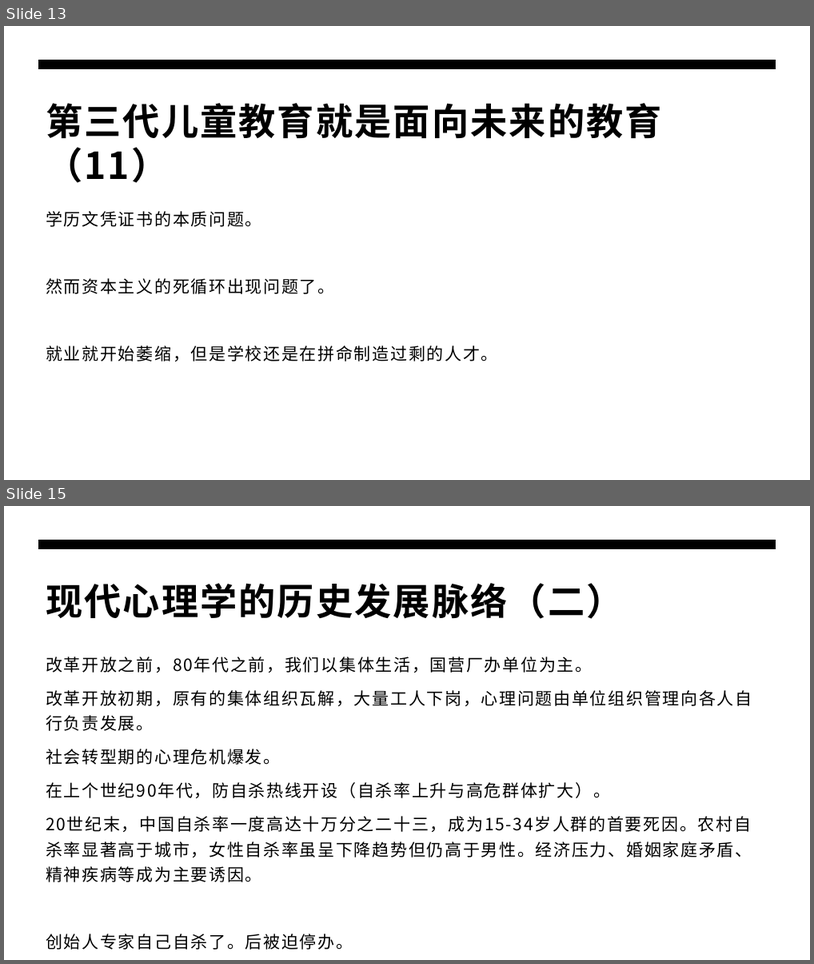
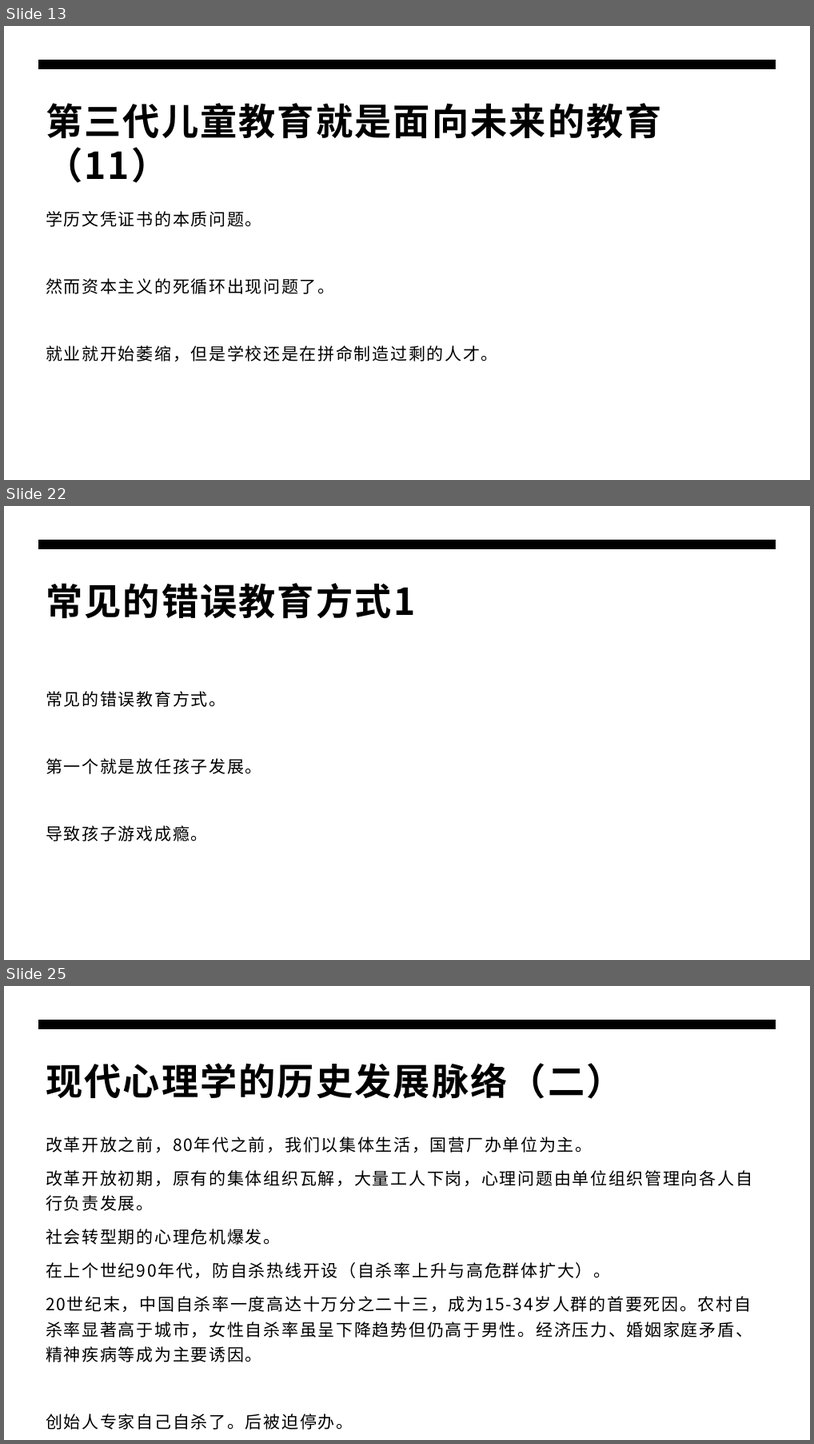
Before and after one commit to panxibei/writing, a slide deck: 44_心理学/24_浥尘伙伴社团原创：浥尘智慧家长课堂/AI时代高智慧家长私教课/父母公开课/父母公开课.pptx. Shown one above the other, each under a label of ours: slides 13 and 15 before the commit, slides 13, 22 and 25 after it; the slides between them are not shown. The pictures are 814x964 and 814x1444 pixels, drawn with LibreOffice and Linux fonts; fonts in the diff are those of the drawing. Boxes give left, top, right and bottom in pixels: in the first picture for what was removed or moved away, otherwise in the second. Text is boxed around its words. In the diff, an @@ line names an element or a change of style, - is before the commit and + after.

```diff
--- a/44_心理学/24_浥尘伙伴社团原创：浥尘智慧家长课堂/AI时代高智慧家长私教课/父母公开课/父母公开课.pptx
+++ b/44_心理学/24_浥尘伙伴社团原创：浥尘智慧家长课堂/AI时代高智慧家长私教课/父母公开课/父母公开课.pptx
@@ slide 22 added at box(4, 506, 810, 960), background #FFFFFF; not listed: 1 template element that a slide beside it also shows @@
@@ title added at box(46, 583, 415, 618), 44 pt, text #000000, bold @@
+常见的错误教育方式1
@@ text added at box(46, 691, 262, 841), 20 pt, text #000000 @@
+常见的错误教育方式。
+第一个就是放任孩子发展。
+导致孩子游戏成瘾。
@@ what was slide 15 is now slide 25 @@
```
Also in this commit, not shown: 1 slide changed, 9 other slides added.
